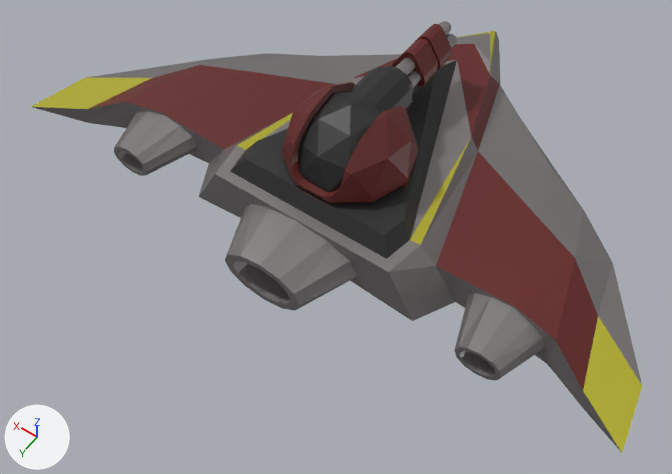
One commit to the Blender file Assets/Art/Blender Files/Gatling/GatlingEnemy_textured.blend: the scene before it, then after it.
Rendered twice from a 50 mm lens placed at (-7.31, 11.94, 15.12), pointed at (-0.14, 1.9, -0.66). Lighting does not change. The marker at lower left points along +X, +Y and +Z.

Script lines for the objects in view, before the commit:
```python
mat_material_002 = principled_material('Material.002')
mat_material_002.base_color = (0.124, 0.0139, 0.0124)  # dark red #631f1d
me_cube_001 = bpy.data.meshes.new('Cube.001')
me_cube_001.from_pydata(...)  # 150 vertices, 137 faces; spans x -0.414..0.413, y -3.216..-2.115, z 0.183..0.993
me_cube_001.materials.append(mat_material_002)  # dark red #631f1d
me_cylinder_005 = bpy.data.meshes.new('Cylinder.005')
me_cylinder_005.from_pydata(...)  # 48 vertices, 38 faces; spans x -0.56..0.56, y -1.65..0.32, z -0.06..1.05
me_cylinder_005.materials.append(mat_material_003)  # black #404040
me_icosphere_002 = bpy.data.meshes.new('Icosphere.002')
me_icosphere_002.from_pydata(...)  # 76 vertices, 90 faces; spans x -1.38..1.38, y -1.31..1.31, z -0.4..1.34
me_icosphere_002.materials.append(mat_material_002)  # dark red #631f1d
me_plane = bpy.data.meshes.new('Plane')
me_plane.from_pydata(...)  # 59 vertices, 64 faces; spans x 0.0..7.28, y -5.33..3.45, z -0.69..1.19
# faces by material slot: [49, 5, 3, 7]
me_plane.materials.append(mat_material_001)  # grey #8e8a8a
me_plane.materials.append(mat_material_002)  # dark red #631f1d
me_plane.materials.append(mat_material_004)  # yellow #afa924
me_plane.materials.append(mat_material_003)  # black #404040
ob_barrel_base = bpy.data.objects.new('barrel_base', me_cylinder_005)
ob_barrel_base.location = (0.0, 1.22, 1.44)
ob_body = bpy.data.objects.new('body', me_plane)
ob_body.location = (0.0, 0.0, 0.0)
_m = ob_body.modifiers.new('Mirror', 'MIRROR')
_m.use_clip = True
ob_hold = bpy.data.objects.new('hold', me_cube_001)
ob_hold.location = (0.0, 1.22, 1.44)
ob_outside_sphere = bpy.data.objects.new('outside_sphere', me_icosphere_002)
ob_outside_sphere.location = (0.0, 1.22, 1.44)
_m = ob_outside_sphere.modifiers.new('Boolean', 'BOOLEAN')
_m.object = ob_barrel_base_2
# also in view: 'jet_sides' at (0.0, 2.67, 0.14); 'inside_sphere' at (0.0, 1.22, 1.85); 'jet_main' at (0.0, 3.2, 0.19)
```
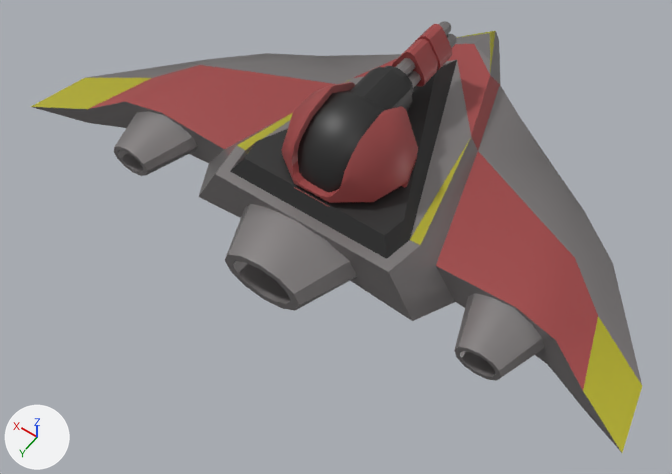
What differs and where, as boxes (x1, y1, x2, y2) in the pictures (672 x 474 px):
'body', recoloured
    both: (88, 31, 606, 392)
'outside_sphere', recoloured
    both: (281, 82, 418, 207)
'hold', recoloured
    both: (392, 24, 452, 87)

The change, as a diff of the scene's bpy script:
```diff
--- a/Assets/Art/Blender Files/Gatling/GatlingEnemy_textured.blend.py
+++ b/Assets/Art/Blender Files/Gatling/GatlingEnemy_textured.blend.py
@@ mat_material_002 @@
 mat_material_002 = principled_material('Material.002')
-mat_material_002.base_color = (0.124, 0.0139, 0.0124)  # dark red #631f1d
+mat_material_002.base_color = (0.352, 0.0612, 0.0612)  # red #a04646
```
